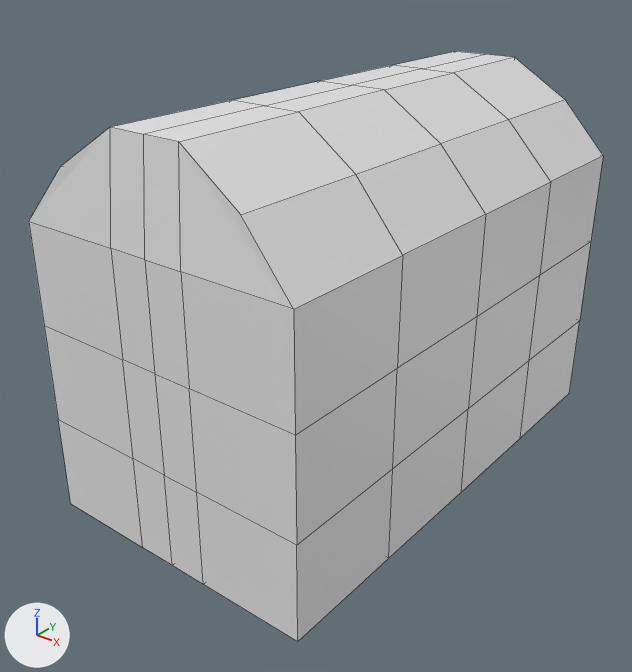
The Blender file Obj_Chest_Normal_A.blend: old version first, new version second.
Before and after are seen from a camera (50 mm lens) standing at (4.72, -6.4, 4.7) and looking at (-0.07, -0.41, 0.99). Every picture has the same lights, and +X, +Y and +Z are marked at lower left. The older version comes first. Mesh edges are drawn as thin lines.
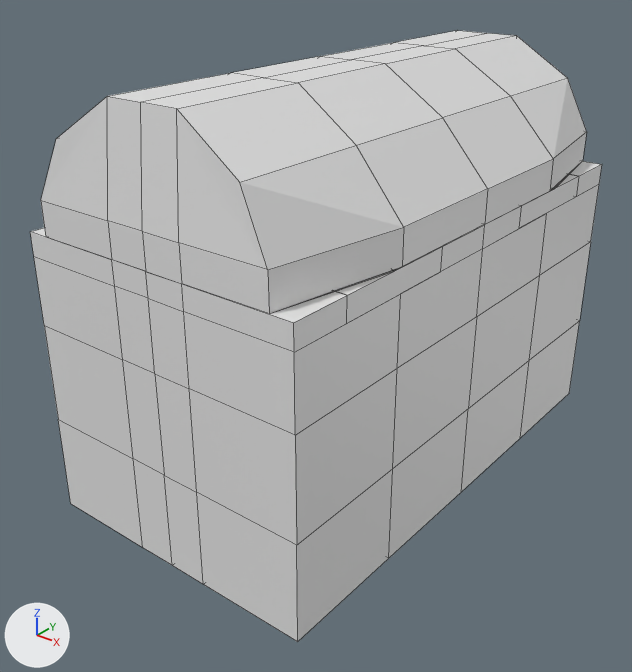
Commit message: chest base 2

Where the change shows, as pixel boxes [x1, y1, x2, y2] in the pictures (632 x 672 px):
'Cube', reshaped (19% shorter)
    before: [29, 51, 603, 642]
    after: [30, 161, 602, 642]
'Lid', added
    after: [41, 31, 587, 314]
part 1 of me_cube_001, built on
    before: [29, 51, 603, 435]
    after: [30, 161, 602, 435]

Patch to the scene script:
```diff
--- a/Obj_Chest_Normal_A.blend.py
+++ b/Obj_Chest_Normal_A.blend.py
@@ me_cube_001 @@
 # used by ob_cube; location = (0.0, 0.0, 1.0); scale = (1.42, 2.5, 1.42)
-me_cube_001.from_pydata(...)  # 33 vertices, 24 faces; spans x 0.0..1.0, y 0.0..1.0, z -1.0..1.63
+me_cube_001.from_pydata(...)  # 55 vertices, 38 faces, 5 loose edges; spans x 0.0..1.0, y 0.0..1.0, z -1.0..0.93
+# me_cube_001 part 1
+# 14 vertices are removed from x 0.0..1.0, y 0.0..1.0, z 1.0..1.63
+# 12 faces are deleted
+# 26 vertices are added at x 0.0..1.0, y 0.0..1.0, z 0.49..0.93
+# 5 new vertices lie (0.0, 0.0, 0.45) away from vertices in x 0.0..1.0, y 0.0..1.0, z 0.33
+# 5 new vertices lie (0.0, -0.23, 0.0) away from vertices in x 0.0..1.0, y 0.5..1.0, z 0.78..0.93
+# 5 loose edges are added
+# 26 new faces join them
@@ me_cube_002 @@
+me_cube_002.from_pydata(...)  # 34 vertices, 24 faces; spans x 0.0..1.0, y 0.0..1.0, z 0.783..1.634
@@ ob_lid @@
+ob_lid = bpy.data.objects.new('Lid', me_cube_002)
+ob_lid.location = (0.0, 0.0, 1.22)
+ob_lid.scale = (1.42, 2.5, 1.42)
+_m = ob_lid.modifiers.new('Mirror', 'MIRROR')
+_m.use_axis = (True, True, False)
+_m.use_clip = True
```
